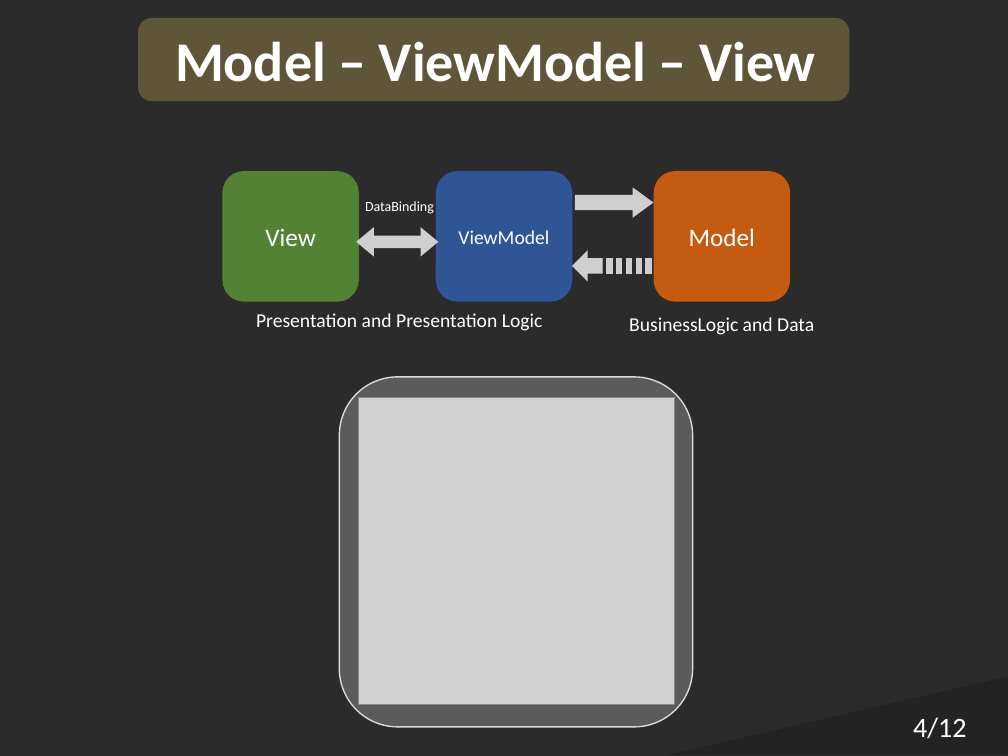
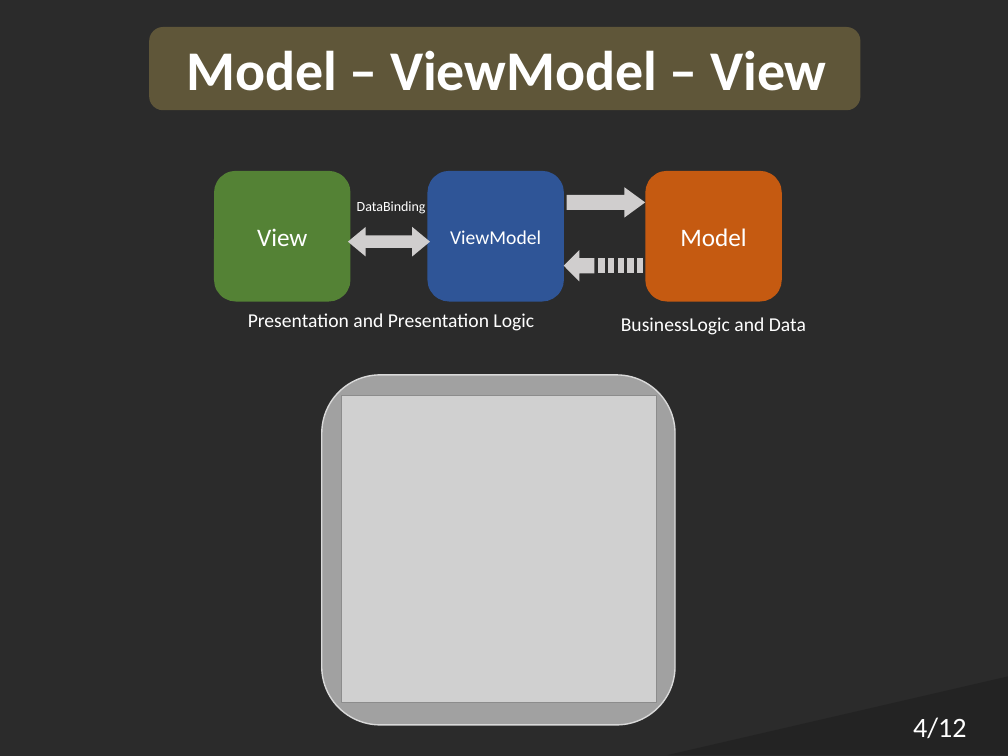
Before and after one commit to Italiaracerx/progettoSWE, a slide deck: slide 4 of Presentazioni/Presentazioni PB/Presentazione PB.pptx. Drawn at 1008x756 pixels with LibreOffice and Linux fonts; fonts in the diff are those of the drawing; grey boxes stand for pictures; background and template pictures are left out; a plain dark background stands for a picture behind light text. Boxes give left, top, right and bottom in pixels: in the first picture for what was removed or moved away, otherwise in the second. Text is boxed around its words. In the diff, an @@ line names an element or a change of style, - is before the commit and + after.

```diff
--- a/Presentazioni/Presentazioni PB/Presentazione PB.pptx
+++ b/Presentazioni/Presentazioni PB/Presentazione PB.pptx
@@ rounded rectangle: place and size @@
-rounded rectangle at box(138, 18, 850, 102)
+rounded rectangle at box(149, 27, 861, 111)
@@ text "Model – ViewModel – View": place and size @@
-text "Model – ViewModel – View" at box(175, 41, 815, 82)
+text "Model – ViewModel – View" at box(186, 50, 826, 91)
@@ 5 rectangles, 4 rounded rectangles, 2 texts, 1 left right arrow, 1 right arrow, 1 left arrow: place and size @@
-5 rectangles, 4 rounded rectangles, 2 texts, 1 left right arrow, 1 right arrow, 1 left arrow at box(223, 171, 814, 339)
+5 rectangles, 4 rounded rectangles, 2 texts, 1 left right arrow, 1 right arrow, 1 left arrow at box(214, 170, 806, 339)
@@ rounded rectangle: place and size @@
-rounded rectangle at box(340, 377, 692, 727)
+rounded rectangle at box(322, 375, 674, 725)
@@ rounded rectangle at box(322, 375, 674, 725): fill #BFBFBF at 33% opacity to #BFBFBF at 80% opacity @@
@@ picture: place and size @@
-picture at box(359, 398, 674, 705)
+picture at box(342, 396, 657, 703)
```
Also in this commit, not shown: 9 other slides changed.
